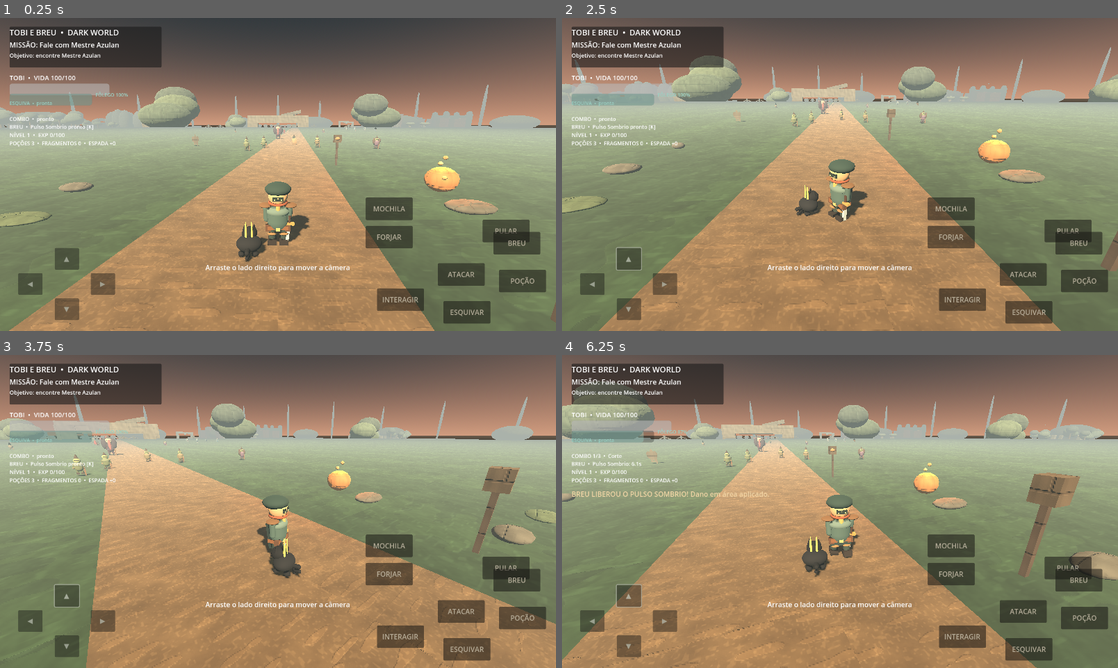
Above: before the commit, frames 1-4 (two rows, left to right).
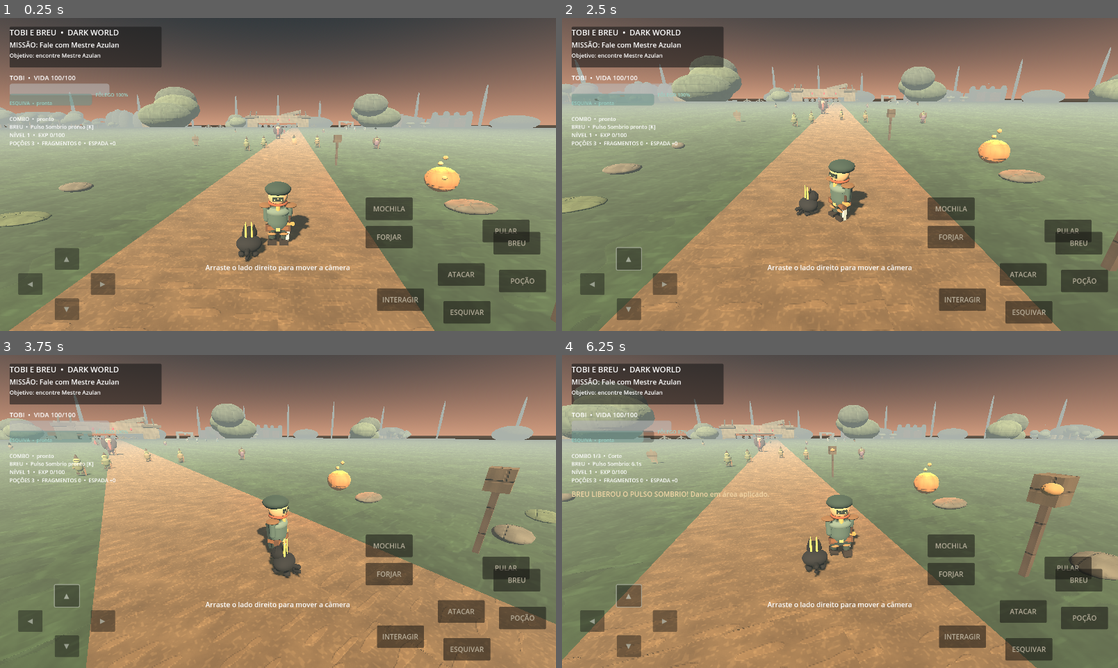
Above: after the commit, the same moments.

Repository: REALMLIFE-design/dark-fantasia-tobi-e-breu-
Game: Godot game, scene res://scenes/main.tscn
Same seed, same stepped clock (60 frames per second), same inputs: the game is played once before the commit and once after it.
Inputs (mouse positions are in pixels of both pictures, inside the frame that each line leads up to):
- Up to frame 1 (0.25 s): no input
- Up to frame 2 (2.5 s): click "▲" at 0.5 s; tap Enter at 1.25 s; move the mouse to (962, 158) at 1.27 s; hold D (move_right) 1.28-2 s; tap J (attack) at 1.35 s; click (962, 158) at 1.42 s; tap Space (jump) at 1.52 s; drag from (728, 190) to (812, 237) at 2.02 s
- Up to frame 3 (3.75 s): move the mouse to (333, 442) at 2.77 s; hold D (move_right) 2.78-3.5 s; tap E (interact) at 2.85 s; drag from (250, 574) to (111, 464) at 3.52 s
- Up to frame 4 (6.25 s): move the mouse to (1006, 558) at 4.27 s; hold A (move_left) 4.28-5 s; tap K at 4.35 s; tap Space (jump) at 4.52 s; drag from (673, 464) to (756, 433) at 5.02 s; move the mouse to (867, 511) at 5.77 s; hold S (move_back) from 5.78 s (still down); tap J (attack) at 5.85 s; click (867, 511) at 5.92 s

The runs differ from the first frame. In frame 1, less than 0.1% of the frame differs, in the area x 44-62%, y 29-40%; in frame 2, less than 0.1%; in frame 3, less than 0.1%; in frame 4, 0.2%, in the area x 28-91%, y 20-46%.

Commit message:
Enhance the ruined entrance with lightweight gothic accents

Diff:
--- a/scripts/world.gd
+++ b/scripts/world.gd
@@ -602,6 +602,7 @@
 		_box(self,"GatePillar",Vector3(x,2.6,-27),Vector3(2.2,5.2,2.0),Color("77746a"))
 	_box(self,"GateLintel",Vector3(0,5.0,-27),Vector3(13,1.6,2.4),Color("817c70"))
 	_box(self,"BrokenLintel",Vector3(2.8,6.1,-27),Vector3(4.2,0.7,2.1),Color("6c6b63")).rotation.z = 0.22
+	_build_gothic_gate_accents()
 	# weathered trail lanterns help navigation in the dusk
 	for z in [-15.0, 1.0, 18.0, 34.0]:
 		var post := _box(self, "LanternPost", Vector3(5.6,1.25,z), Vector3(0.18,2.5,0.18), Color("49372d"))
@@ -620,6 +621,36 @@
 	fire.light_energy = 2.2
 	fire.omni_range = 10
 	add_child(fire)
+
+
+func _build_gothic_gate_accents() -> void:
+	# Decorative dark-fantasy details frame the existing entrance without
+	# narrowing the walkable opening or adding physics bodies on mobile.
+	for side in [-1.0, 1.0]:
+		var cap := _box(self, "GateCarvedCap", Vector3(side * 5.5, 5.35, -25.82), Vector3(2.55, 0.42, 2.28), Color("514d49"))
+		cap.rotation.z = side * -0.035
+		var footing := _box(self, "GateFooting", Vector3(side * 5.5, 0.32, -25.82), Vector3(2.55, 0.64, 2.28), Color("514d49"))
+		footing.material_override = _material_for_surface("cut stone", Color("514d49"))
+		for spike_index in range(2):
+			var spike := _box(self, "GateIronFinial", Vector3(side * (4.65 + float(spike_index) * 1.25), 6.0, -26.0), Vector3(0.22, 1.25, 0.22), Color("343638"))
+			spike.rotation.z = side * 0.18
+	# Three small crimson seals make the entrance readable from the approach.
+	for i in range(3):
+		var seal := _sphere(self, "GateCrimsonSeal", Vector3(-2.4 + float(i) * 2.4, 4.85, -25.55), 0.19, Color("a83d4b"), 0.42)
+		seal.scale = Vector3(0.72, 1.0, 0.42)
+		var seal_material := StandardMaterial3D.new()
+		seal_material.albedo_color = Color("a83d4b")
+		seal_material.emission_enabled = true
+		seal_material.emission = Color("8f2638")
+		seal_material.emission_energy_multiplier = 0.7
+		seal.material_override = seal_material
+	var gate_glow := OmniLight3D.new()
+	gate_glow.name = "GateCrimsonGlow"
+	gate_glow.position = Vector3(0.0, 5.0, -24.8)
+	gate_glow.light_color = Color("a83d4b")
+	gate_glow.light_energy = 0.42
+	gate_glow.omni_range = 6.0
+	add_child(gate_glow)
 
 func _build_region_landmarks() -> void:
 	# Broken watchtower and a red corruption scar give the clearing a memorable skyline.
